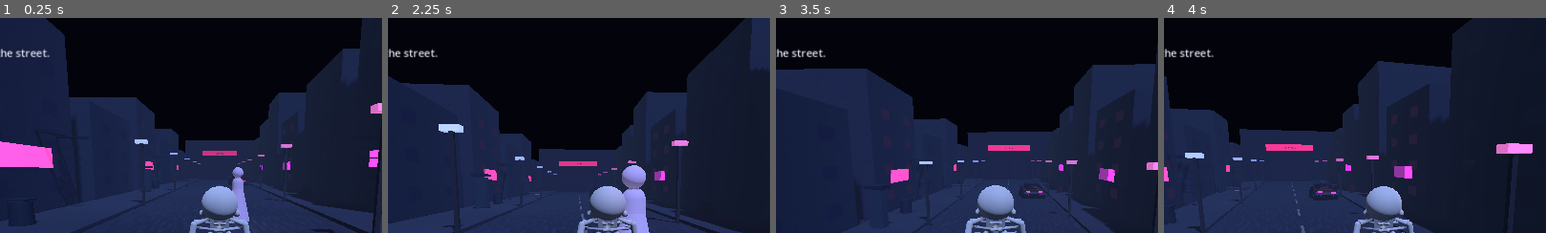
Above: before the commit, frames 1-4 (left to right).
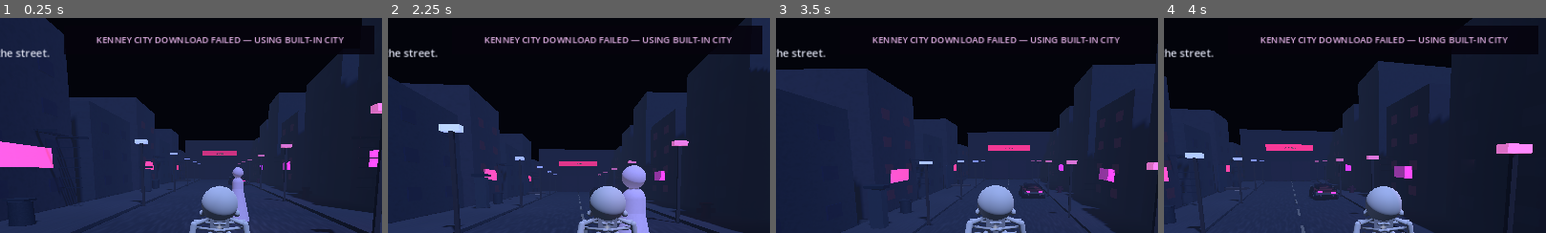
Above: after the commit, the same moments.

Repository: fuzeonspotify/outoftime
Game: Godot game, scene res://scenes/afterlife_city.tscn
Same seed, same stepped clock (60 frames per second), same inputs: the game is played once before the commit and once after it. This scene is started directly instead of the project's main scene.
Inputs (mouse positions are % of the whole screen's width and height, from its top left):
- Up to frame 1 (0.25 s): no input
- Up to frame 2 (2.25 s): tap Enter at 0.5 s; move the mouse to (55, 50) at 0.52 s; hold E (interact) 0.53-1.28 s; hold W (move_forward) from 0.53 s (still down); tap Space (jump) at 0.77, 1.52 s; move the mouse to (45, 50) at 1.27 s; tap Shift (sprint) at 1.35 s; move the mouse to (52, 48) at 2.02 s; hold E (interact) from 2.03 s (still down)
- Up to frame 3 (3.5 s): keep holding W (move_forward); move the mouse to (49, 52) at 2.77 s; release E (interact) at 2.78 s; tap Shift (sprint) at 2.85 s; tap Space (jump) at 3.02 s
- Up to frame 4 (4 s): keep holding W (move_forward); move the mouse to (57, 51) at 3.52 s; hold E (interact) from 3.53 s (still down); tap Space (jump) at 3.77 s
The pictures show only the part of the screen within x 21-71%, y 1-51%; the shares and areas given below are measured in that part.

The runs differ from the first frame. In frame 1, 2.0% of the frame differs, in the area x 16-98%, y 3-17%; in frame 2, 2.6%; in frame 3, 1.3%; in frame 4, 2.8%, in the area x 25-98%, y 3-17%.
Error in both runs: Invalid assignment of property or key 'volume_linear' with value of type 'float' on a base object of type 'AudioStreamPlayer'. (res://scripts/audio/music_direc…

Commit message:
Enable Kenney GLB afterlife city

Diff:
--- a/scenes/afterlife_city.tscn
+++ b/scenes/afterlife_city.tscn
@@ -1,10 +1,11 @@
-[gd_scene load_steps=6 format=3]
+[gd_scene load_steps=7 format=3]
 
 [ext_resource type="Script" path="res://scripts/world/afterlife_city.gd" id="1_city"]
 [ext_resource type="Script" path="res://scripts/world/city_audio.gd" id="2_audio"]
 [ext_resource type="Script" path="res://scripts/world/nightclub_transition.gd" id="3_transition"]
 [ext_resource type="Script" path="res://scripts/world/environment_art_pass.gd" id="4_art"]
 [ext_resource type="Script" path="res://scripts/models/world_model_upgrade.gd" id="5_models"]
+[ext_resource type="Script" path="res://scripts/world/kenney_city_loader.gd" id="6_kenney"]
 
 [node name="AfterlifeCity" type="Node3D"]
 script = ExtResource("1_city")
@@ -20,3 +21,6 @@
 
 [node name="WorldModelUpgrade" type="Node" parent="."]
 script = ExtResource("5_models")
+
+[node name="KenneyCityLoader" type="Node" parent="."]
+script = ExtResource("6_kenney")
